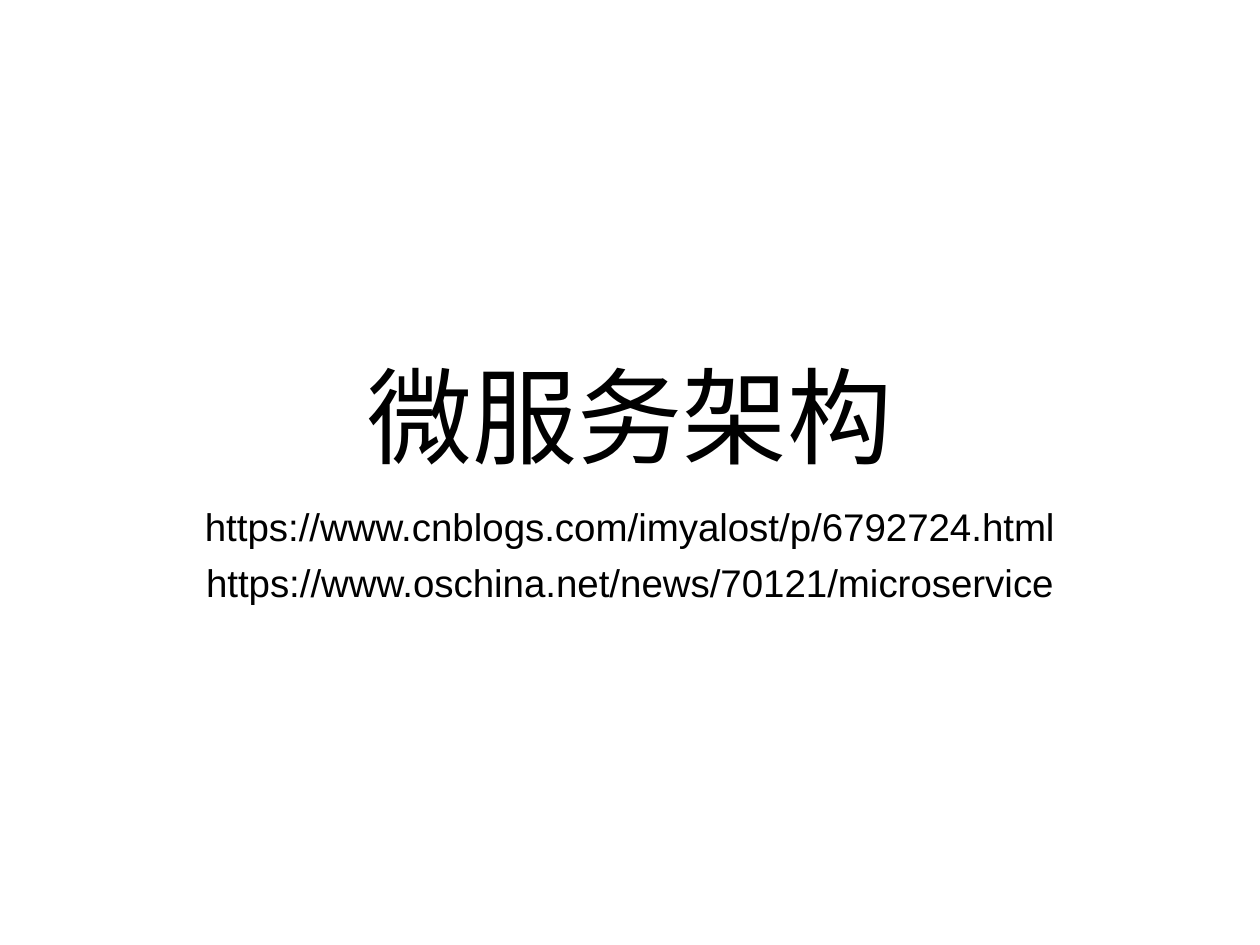
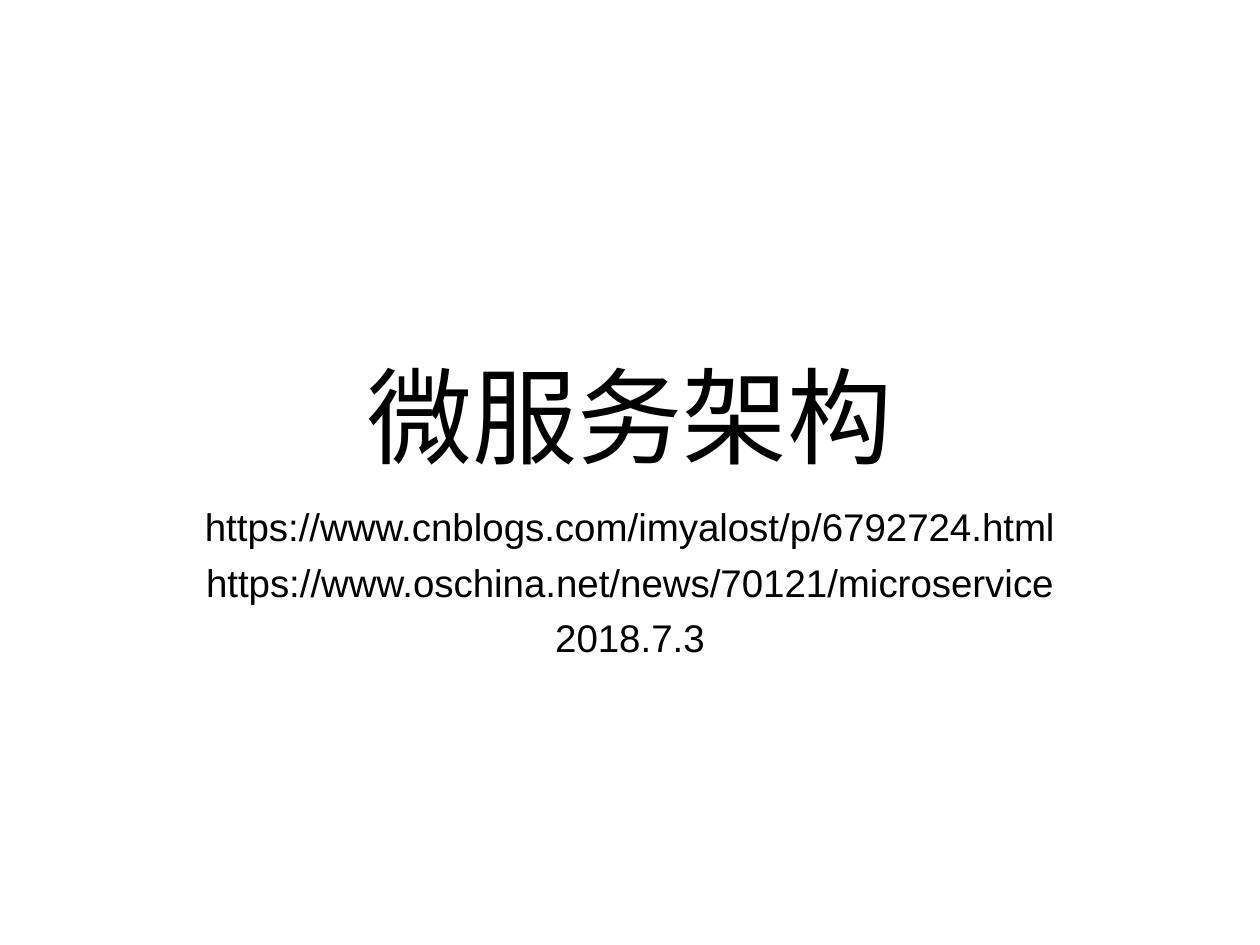
Before and after one commit to Wang-Ray/notes, a slide deck: slide 1 of Micro service.ppt. Drawn at 1260x945 pixels with LibreOffice and Linux fonts; fonts in the diff are those of the drawing; background and template pictures are left out. Boxes give left, top, right and bottom in pixels: in the first picture for what was removed or moved away, otherwise in the second. Text is boxed around its words. In the diff, an @@ line names an element or a change of style, - is before the commit and + after.

```diff
--- a/Micro service.ppt
+++ b/Micro service.ppt
@@ subtitle at (555,625,705,653): paragraph added @@
+2018.7.3
```
Also in this commit, not shown: 5 other files.
